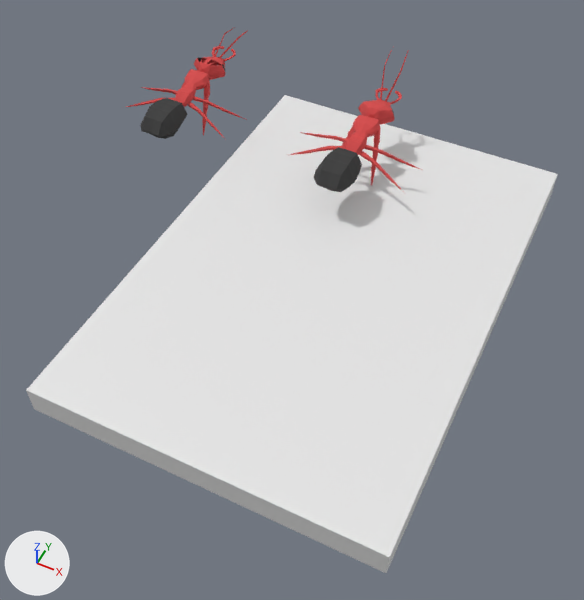
The FBX model Mrowisko/Mrowisko/MrowiskoContent/mrowka_animowana1.FBX, before and after one commit.
One viewpoint serves both versions: a 50 mm lens placed at (1.43, -4.12, 3.16), pointed at (0.06, -1.38, -0.26). The lights are fixed; the arrows at lower left show +X, +Y and +Z. Where no turn or scale is listed for an object, it has been applied to the vertices. Vertices at the same position are counted once.
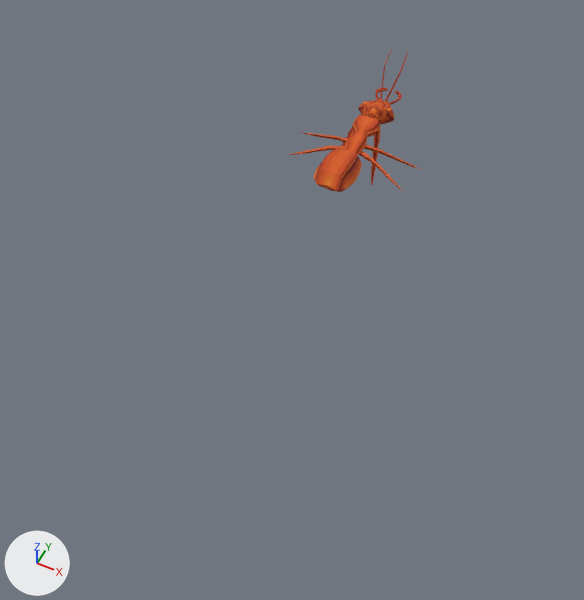
What changed in the scene script:
```text
Add img_fire_jpg:
    img_fire_jpg = load_image('fire.jpg', '_unpacked/fire.jpg', 1024, 1024, 'sRGB')
Add mat_03___default:
    mat_03___default = principled_material('03 - Default')
    mat_03___default.texture = img_fire_jpg
    mat_03___default.roughness = 0.859
Change me_box001_ncl1_2:
    where me_box001_ncl1_2.from_pydata(...)  # 1062 vertices, 2118 faces; spans x -0.412..0.413, y -0.417..0.659, z -0.102..0.438
    used by ob_box001; location = (0.0, -0.406, 0.0)
    me_box001_ncl1_2 part 1: all 1962 faces that had it switch from mat_material__13 (red #d64747) to mat_03___default (picture img_fire_jpg)
    me_box001_ncl1_2 part 2: all 156 faces that had it switch from mat_material__14 (black #383838) to mat_03___default (picture img_fire_jpg)
Remove ob_box001_ncl1_1:
    ob_box001_ncl1_1 = bpy.data.objects.new('Box001_ncl1_1', me_box001_ncl1_3)
    ob_box001_ncl1_1.location = (-1.207, -0.405, 0.0)
Remove ob_box002:
    ob_box002 = bpy.data.objects.new('Box002', me_box002_ncl1_1)
    ob_box002.location = (0.169, -1.195, -0.129)
```

Where the change shows, as pixel boxes (x1, y1, x2, y2) in the pictures (584 x 600 px):
'Box002', deleted
    before: (26, 95, 558, 573)
'Box001_ncl1_1', deleted
    before: (127, 27, 248, 139)
    faces in mat_material__13 (red #d64747): (127, 27, 248, 136)
    faces in mat_material__14 (black #383838): (140, 58, 225, 139)
part 1 of me_box001_ncl1_2, recoloured (red to orange)
    both: (290, 47, 422, 189)
part 2 of me_box001_ncl1_2, recoloured (black to orange)
    both: (314, 108, 394, 192)
